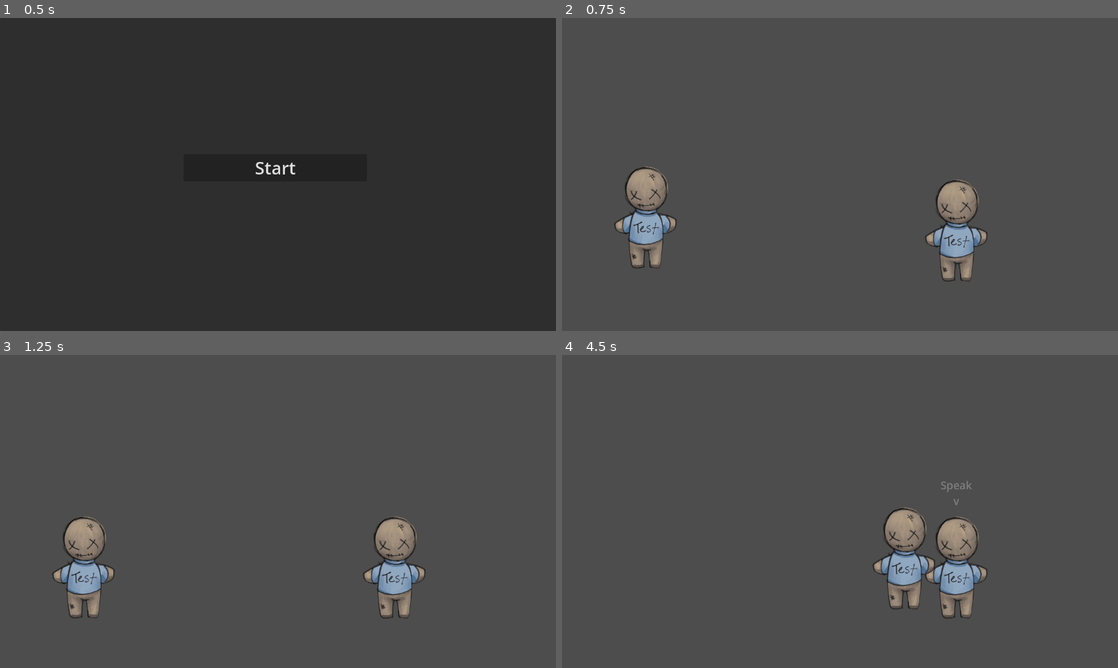
Above: before the commit, frames 1-4 (two rows, left to right).
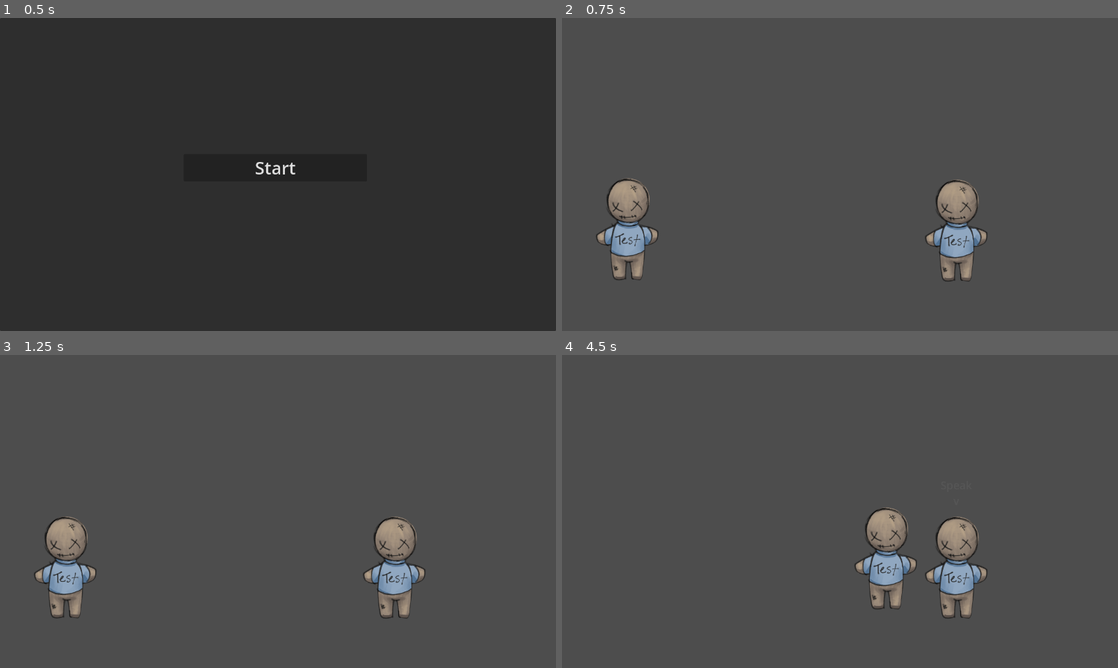
Above: after the commit, the same moments.

Repository: straysailor/toybox-gamejam-2025
Game: Godot game, scene res://scenes/main_menu.tscn
The game is run twice, just before and just after one commit, with the same random seed, the same clock (stepped at 60 frames per second) and the same inputs.
Inputs:
- Up to frame 1 (0.5 s): no input
- Up to frame 2 (0.75 s): click "Start" at 0.5 s
- Up to frame 3 (1.25 s): no input
- Up to frame 4 (4.5 s): tap Enter (ui_accept) at 1.25, 1.52, 2.27, 3.77 s; hold W (interact) 1.28-2.03 s; hold Right (ui_right) 1.28-2.78 s; tap W (interact) at 2.1, 3.6 s; hold Left (ui_left) 2.78-3.53 s; hold W (interact) 2.78-3.53 s; hold Right (ui_right) from 3.53 s (still down); hold W (interact) from 4.28 s (still down)

Frame 1 is identical in both runs. In frame 2, 2.7% of the frame differs, in the area x 6-21%, y 47-84%; in frame 3, 2.4%; in frame 4, 2.5%.

Commit message:
Changed player spawn to correspond with whatever door they last used.

Diff:
--- a/scenes/room_1.tscn
+++ b/scenes/room_1.tscn
@@ -1,13 +1,9 @@
-[gd_scene load_steps=4 format=3 uid="uid://bsx62olbmpdge"]
+[gd_scene load_steps=3 format=3 uid="uid://bsx62olbmpdge"]
 
-[ext_resource type="PackedScene" uid="uid://ckudr8chj1kgo" path="res://scenes/player.tscn" id="1_vu5en"]
 [ext_resource type="PackedScene" uid="uid://bxv3ppyoe5ikc" path="res://scenes/npc.tscn" id="4_irjyx"]
 [ext_resource type="PackedScene" uid="uid://dqxg0i0inl20q" path="res://scenes/room_layout.tscn" id="4_xhekj"]
 
 [node name="Room1" type="Node2D"]
-
-[node name="Player" parent="." instance=ExtResource("1_vu5en")]
-position = Vector2(384, 204)
 
 [node name="NPC" parent="." instance=ExtResource("4_irjyx")]
 position = Vector2(1815, 273)
@@ -15,5 +11,5 @@
 
 [node name="RoomLayout" parent="." instance=ExtResource("4_xhekj")]
 room_name = "Kids Room"
-left_exit = "res://scenes/main_menu.tscn"
+left_exit = "res://scenes/room_3.tscn"
 right_exit = "res://scenes/room_2.tscn"
--- a/scenes/room_2.tscn
+++ b/scenes/room_2.tscn
@@ -1,7 +1,6 @@
-[gd_scene load_steps=4 format=3 uid="uid://b5ly1si26xanw"]
+[gd_scene load_steps=3 format=3 uid="uid://b5ly1si26xanw"]
 
 [ext_resource type="PackedScene" uid="uid://dqxg0i0inl20q" path="res://scenes/room_layout.tscn" id="1_586c8"]
-[ext_resource type="PackedScene" uid="uid://ckudr8chj1kgo" path="res://scenes/player.tscn" id="2_w0ydv"]
 [ext_resource type="PackedScene" uid="uid://bgpeednoqvlk3" path="res://scenes/collectible.tscn" id="3_4et86"]
 
 [node name="Room2" type="Node2D"]
@@ -11,9 +10,6 @@
 room_name = "Living Room"
 left_exit = "res://scenes/room_1.tscn"
 right_exit = "res://scenes/main_menu.tscn"
-
-[node name="Player" parent="." instance=ExtResource("2_w0ydv")]
-position = Vector2(273, 230)
 
 [node name="Collectible1" parent="." instance=ExtResource("3_4et86")]
 position = Vector2(728, 405)
--- /dev/null
+++ b/scenes/room_3.tscn
@@ -0,0 +1,11 @@
+[gd_scene load_steps=2 format=3 uid="uid://bf2e7k1554bnp"]
+
+[ext_resource type="PackedScene" uid="uid://dqxg0i0inl20q" path="res://scenes/room_layout.tscn" id="1_1nud3"]
+
+[node name="Room3" type="Node2D"]
+
+[node name="RoomLayout" parent="." instance=ExtResource("1_1nud3")]
+position = Vector2(4, -9)
+room_name = "Room 3"
+left_exit = "Null"
+right_exit = "res://scenes/room_1.tscn"
--- a/scenes/room_layout.tscn
+++ b/scenes/room_layout.tscn
@@ -1,7 +1,8 @@
-[gd_scene load_steps=6 format=3 uid="uid://dqxg0i0inl20q"]
+[gd_scene load_steps=7 format=3 uid="uid://dqxg0i0inl20q"]
 
 [ext_resource type="Script" uid="uid://cq2rvr0ablwtk" path="res://scripts/room_layout.gd" id="1_qx8us"]
 [ext_resource type="PackedScene" uid="uid://by0wo6v05hlwh" path="res://scenes/door.tscn" id="2_7j40l"]
+[ext_resource type="PackedScene" uid="uid://ckudr8chj1kgo" path="res://scenes/player.tscn" id="3_7j40l"]
 
 [sub_resource type="WorldBoundaryShape2D" id="WorldBoundaryShape2D_8oql1"]
 normal = Vector2(-0.9999999, -0.0003951007)
@@ -48,3 +49,9 @@
 [node name="Camera2D" type="Camera2D" parent="."]
 position = Vector2(1279, 7)
 zoom = Vector2(0.5, 0.5)
+
+[node name="Player" parent="." instance=ExtResource("3_7j40l")]
+position = Vector2(223, 258)
+
+[connection signal="body_entered" from="DoorRight" to="." method="_on_door_right_body_entered"]
+[connection signal="body_entered" from="DoorLeft" to="." method="_on_door_left_body_entered"]
--- a/scripts/game_manager.gd
+++ b/scripts/game_manager.gd
@@ -2,6 +2,7 @@
 
 var inventory: Inventory = Inventory.new()
 var player: PlayerVars = PlayerVars.new()
+var player_spawn_side: String = "left"
 
 func check_if_complete(quest)->bool:
 	var quest_objective = quest.objective
--- a/scripts/loading_screen.gd
+++ b/scripts/loading_screen.gd
@@ -3,7 +3,14 @@
 
 # Called when the node enters the scene tree for the first time.
 func _ready() -> void:
-	ResourceLoader.load_threaded_request(Global.next_scene)
+	if Global.next_scene != "Null":
+		print(Global.next_scene)
+		ResourceLoader.load_threaded_request(Global.next_scene)
+	else:
+		print("Scene does not exist")
+		Global.next_scene = "res://scenes/main_menu.tscn"
+		ResourceLoader.load_threaded_request(Global.next_scene)
+
 
 
 # Called every frame. 'delta' is the elapsed time since the previous frame.
--- a/scripts/main_menu.gd
+++ b/scripts/main_menu.gd
@@ -3,6 +3,7 @@
 #Start the game
 func _on_start_pressed() -> void:
 	Global.next_scene = "res://scenes/room_1.tscn"
+	GameManager.player_spawn_side = "left"
 	get_tree().change_scene_to_packed(Global.loading_screen)
 
 
--- a/scripts/room_layout.gd
+++ b/scripts/room_layout.gd
@@ -4,7 +4,22 @@
 @export var room_name: String
 @export var left_exit : String
 @export var right_exit : String
+@onready var player = $Player
 
 func _ready() -> void:
 	$DoorLeft.next_scene = left_exit
 	$DoorRight.next_scene = right_exit
+	if GameManager.player_spawn_side == "left":
+		player.position.x = 300
+	else:
+		player.position.x = $DoorRight.position.x - 300
+
+
+func _on_door_right_body_entered(body: Node2D) -> void:
+	if body.name == "Player":
+		GameManager.player_spawn_side = "left"
+
+
+func _on_door_left_body_entered(body: Node2D) -> void:
+	if body.name == "Player":
+		GameManager.player_spawn_side = "right"
